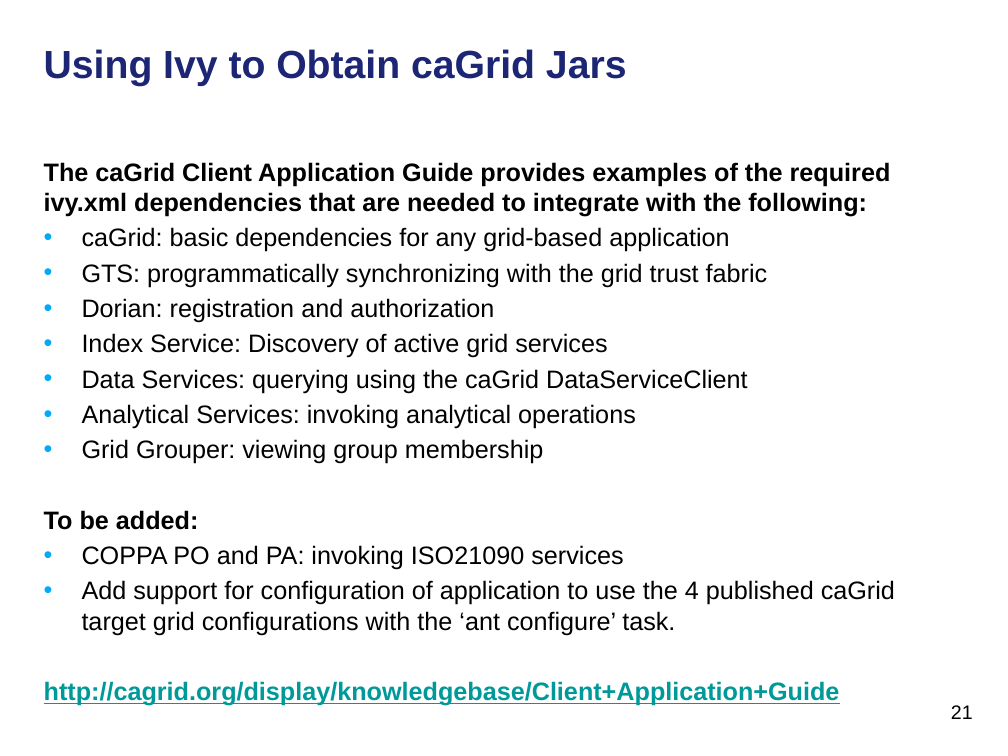
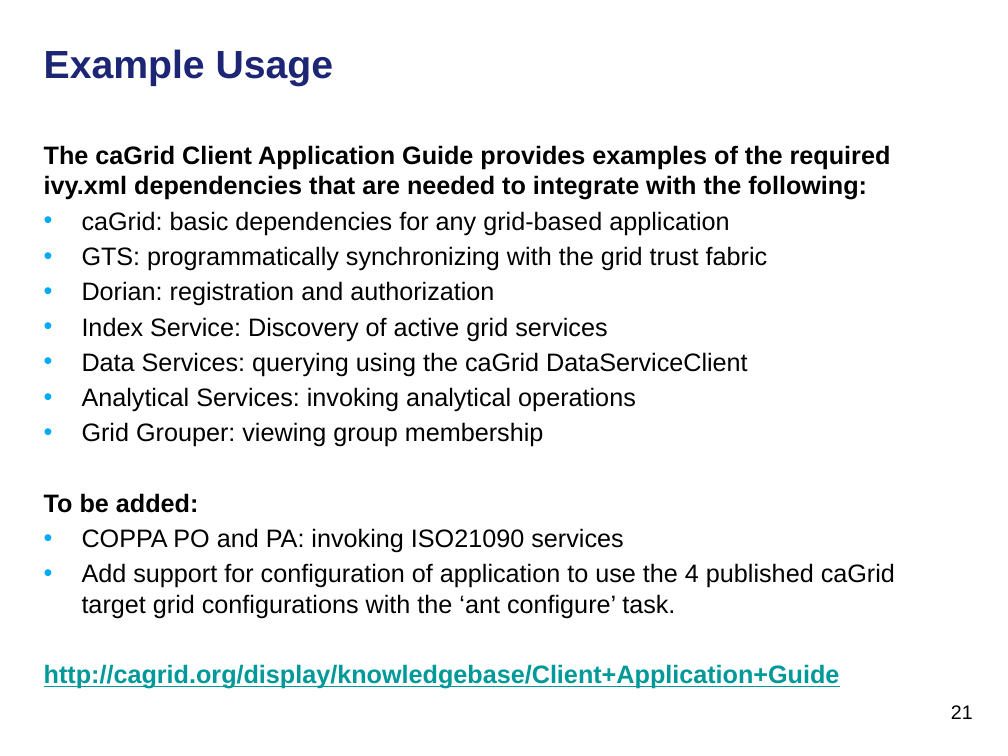
Before and after one commit to NCIP/cagrid-docs, a slide deck: slide 21 of general/meetings/UGM/2011-01-19_Ant-and-Ivy-Use-in-caGrid.pptx. Drawn at 1008x756 pixels with LibreOffice and Linux fonts; fonts in the diff are those of the drawing; background and template pictures are left out. Boxes give left, top, right and bottom in pixels: in the first picture for what was removed or moved away, otherwise in the second. Text is boxed around its words. In the diff, an @@ line names an element or a change of style, - is before the commit and + after.

```diff
--- a/general/meetings/UGM/2011-01-19_Ant-and-Ivy-Use-in-caGrid.pptx
+++ b/general/meetings/UGM/2011-01-19_Ant-and-Ivy-Use-in-caGrid.pptx
@@ title at [44,49,334,86]: text changed @@
-Using Ivy to Obtain caGrid Jars
+Example Usage
@@ text "The caGrid Client Application Guide ...": place and size @@
-text "The caGrid Client Application Guide ..." at [44,162,895,706]
+text "The caGrid Client Application Guide ..." at [44,145,895,689]
```
Also in this commit, not shown: 4 other slides changed.
